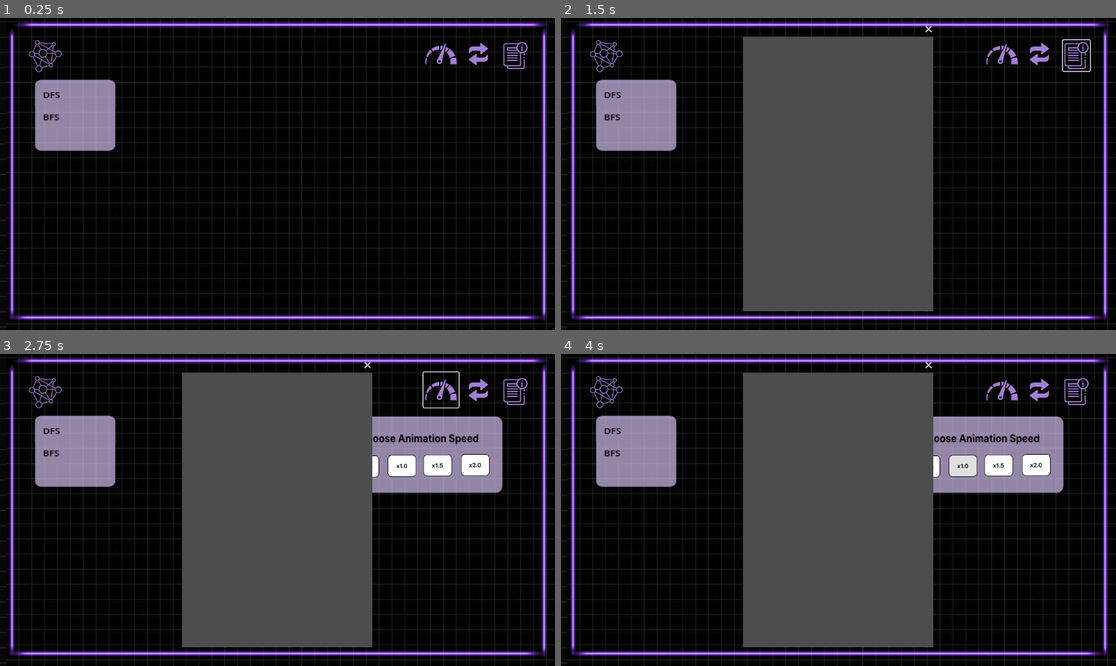
Above: before the commit, frames 1-4 (two rows, left to right).
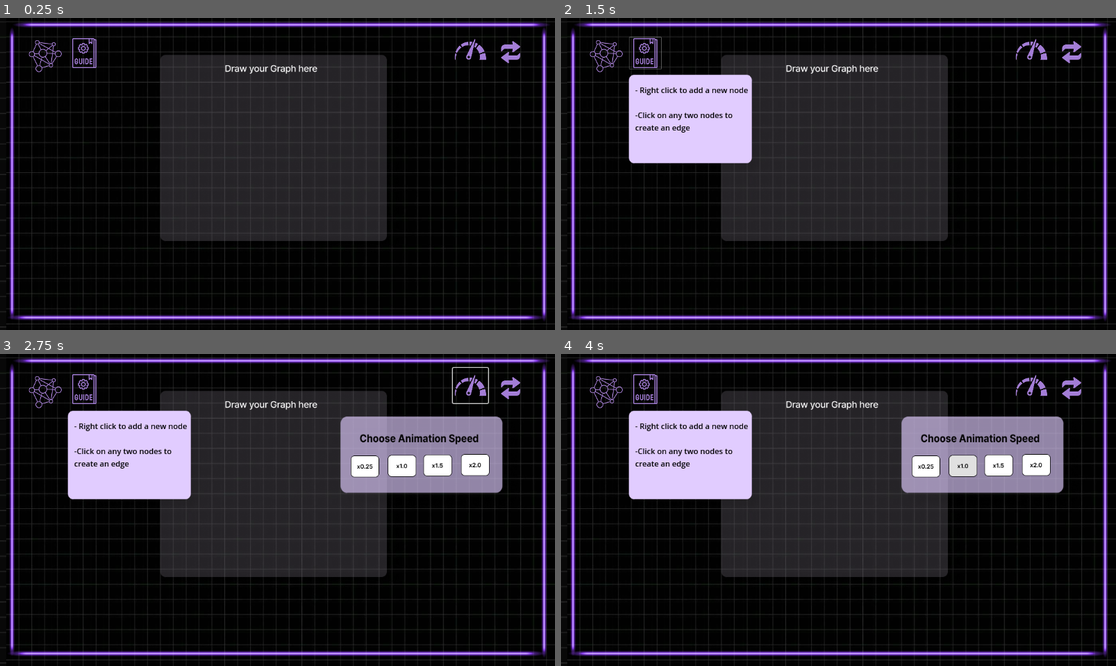
Above: after the commit, the same moments.

Repository: ftomara/Algo_MF
Game: Godot game, scene res://scenes/graph_scene_.tscn
The game is run twice, just before and just after one commit, with the same random seed, the same clock (stepped at 60 frames per second) and the same inputs.
Inputs (mouse positions are in pixels of both pictures, inside the frame that each line leads up to; where the layout moved, square brackets give the same spot in the first picture):
- Up to frame 1 (0.25 s): no input
- Up to frame 2 (1.5 s): click (1077, 55) at 0.52 s; click (644, 52) at 1.27 s
- Up to frame 3 (2.75 s): click (471, 385) [438, 388] at 2 s
- Up to frame 4 (4 s): click (927, 466) at 2.75 s; click (960, 466) at 3.5 s

The runs differ from the first frame. In frame 1, 28% of the frame differs, in the area x 6-96%, y 6-72%; in frame 2, 40%, in the area x 6-96%, y 2-94%; in frame 3, 40%; in frame 4, 40%.

Commit message:
Add user guide + graph drawing panel

Diff:
--- a/algo_visualizer/scenes/graph_scene_.tscn
+++ b/algo_visualizer/scenes/graph_scene_.tscn
@@ -22,6 +22,9 @@
 [ext_resource type="Texture2D" uid="uid://oafthldre56y" path="res://assets/hover.png" id="20_8e7tm"]
 [ext_resource type="Texture2D" uid="uid://q26jegyc6h55" path="res://assets/nodeWindow.png" id="21_fvlfy"]
 [ext_resource type="Texture2D" uid="uid://dm51652xq2n7m" path="res://assets/close button.png" id="22_q7rre"]
+[ext_resource type="Texture2D" uid="uid://71lkvrajceqo" path="res://assets/info window.png" id="23_ud04m"]
+[ext_resource type="Texture2D" uid="uid://ce713p358a338" path="res://assets/user-guide.png" id="24_73sqc"]
+[ext_resource type="Texture2D" uid="uid://dw635df2f3s4y" path="res://assets/guide window.png" id="25_eeoro"]
 
 [sub_resource type="StyleBoxTexture" id="StyleBoxTexture_dn7nt"]
 content_margin_left = 8.0
@@ -42,6 +45,9 @@
 
 [sub_resource type="StyleBoxFlat" id="StyleBoxFlat_p2t0k"]
 bg_color = Color(0.6, 0.6, 0.6, 0)
+
+[sub_resource type="StyleBoxTexture" id="StyleBoxTexture_5sjh4"]
+texture = ExtResource("23_ud04m")
 
 [sub_resource type="StyleBoxFlat" id="StyleBoxFlat_b8er0"]
 bg_color = Color(0.933333, 0.890196, 0.964706, 1)
@@ -116,10 +122,10 @@
 anchors_preset = 1
 anchor_left = 1.0
 anchor_right = 1.0
-offset_left = 222.0
-offset_top = 37.0
-offset_right = 298.0
-offset_bottom = 113.0
+offset_left = 289.0
+offset_top = 33.0
+offset_right = 365.0
+offset_bottom = 109.0
 grow_horizontal = 0
 theme_override_styles/normal = SubResource("StyleBoxFlat_kwil5")
 theme_override_styles/hover = SubResource("StyleBoxFlat_fadsu")
@@ -130,20 +136,33 @@
 alignment = 2
 
 [node name="info" parent="." instance=ExtResource("6_a5m2g")]
-position = Vector2(1042, 46)
+position = Vector2(1126, -161)
 
 [node name="AudioStreamPlayer" type="AudioStreamPlayer" parent="."]
 stream = ExtResource("7_dpabh")
 
+[node name="Panel" type="Panel" parent="."]
+layout_mode = 1
+anchors_preset = 15
+anchor_right = 1.0
+anchor_bottom = 1.0
+offset_left = 332.0
+offset_top = 76.0
+offset_right = 84.0
+offset_bottom = 239.0
+grow_horizontal = 2
+grow_vertical = 2
+theme_override_styles/panel = SubResource("StyleBoxTexture_5sjh4")
+
 [node name="speed" type="Button" parent="."]
 layout_mode = 1
 anchors_preset = 1
 anchor_left = 1.0
 anchor_right = 1.0
-offset_left = 132.0
-offset_top = 38.0
-offset_right = 205.0
-offset_bottom = 111.0
+offset_left = 193.0
+offset_top = 29.0
+offset_right = 266.0
+offset_bottom = 102.0
 grow_horizontal = 0
 icon = ExtResource("8_x2eme")
 flat = true
@@ -213,6 +232,7 @@
 flat = true
 
 [node name="MenuOptions" type="TextureRect" parent="."]
+visible = false
 layout_mode = 0
 offset_left = -27.0
 offset_top = 128.0
@@ -262,11 +282,18 @@
 
 [node name="NodeValueWindow" type="TextureRect" parent="."]
 visible = false
-layout_mode = 0
-offset_left = 811.0
-offset_top = 223.0
-offset_right = 1131.0
-offset_bottom = 384.0
+layout_mode = 1
+anchors_preset = 6
+anchor_left = 1.0
+anchor_top = 0.5
+anchor_right = 1.0
+anchor_bottom = 0.5
+offset_left = 73.0
+offset_top = 151.0
+offset_right = 393.0
+offset_bottom = 312.0
+grow_horizontal = 0
+grow_vertical = 2
 texture = ExtResource("21_fvlfy")
 
 [node name="LineEdit" type="LineEdit" parent="NodeValueWindow"]
@@ -288,7 +315,40 @@
 icon = ExtResource("22_q7rre")
 flat = true
 
+[node name="UserGuide" type="Button" parent="."]
+layout_mode = 1
+offset_left = 142.0
+offset_top = 40.0
+offset_right = 406.0
+offset_bottom = 304.0
+scale = Vector2(0.25, 0.25)
+icon = ExtResource("24_73sqc")
+flat = true
+
+[node name="guideWindow" type="TextureRect" parent="."]
+visible = false
+layout_mode = 0
+offset_left = 140.0
+offset_top = 117.0
+offset_right = 425.0
+offset_bottom = 333.0
+texture = ExtResource("25_eeoro")
+expand_mode = 1
+
+[node name="Label" type="Label" parent="guideWindow"]
+layout_mode = 0
+offset_left = 14.0
+offset_top = 21.0
+offset_right = 240.0
+offset_bottom = 44.0
+theme_override_colors/font_color = Color(0, 0, 0, 1)
+text = "- Right click to add a new node
+
+-Click on any two nodes to
+create an edge"
+
 [connection signal="pressed" from="speed" to="." method="_on_speed_pressed"]
 [connection signal="pressed" from="AlgoIcon" to="." method="_on_algo_icon_pressed"]
 [connection signal="text_submitted" from="NodeValueWindow/LineEdit" to="." method="_on_line_edit_text_submitted"]
 [connection signal="pressed" from="NodeValueWindow/Button" to="." method="_on_button_pressed"]
+[connection signal="pressed" from="UserGuide" to="." method="_on_user_guide_pressed"]
--- a/algo_visualizer/scripts/graph_scene_.gd
+++ b/algo_visualizer/scripts/graph_scene_.gd
@@ -8,6 +8,7 @@
 @onready var line_edit = $NodeValueWindow/LineEdit
 @onready var speed_menu = $SpeedMenu
 @onready var menu_options = $MenuOptions
+@onready var guide_window = $guideWindow
 
 func _ready():
 	print("Ready!")
@@ -50,3 +51,7 @@
 
 func _on_algo_icon_pressed():
 	menu_options.visible = !menu_options.visible
+
+
+func _on_user_guide_pressed():
+	guide_window.visible = !guide_window.visible
Binary file added: algo_visualizer/assets/guide window.png
Not shown, added: algo_visualizer/assets/guide window.png.import
Binary file added: algo_visualizer/assets/info window.png
Not shown, added: algo_visualizer/assets/info window.png.import
Binary file added: algo_visualizer/assets/user-guide.png
Not shown, added: algo_visualizer/assets/user-guide.png.import
Not shown: 1 places in algo_visualizer/scenes/graph_scene_.tscn that only renumber resources
